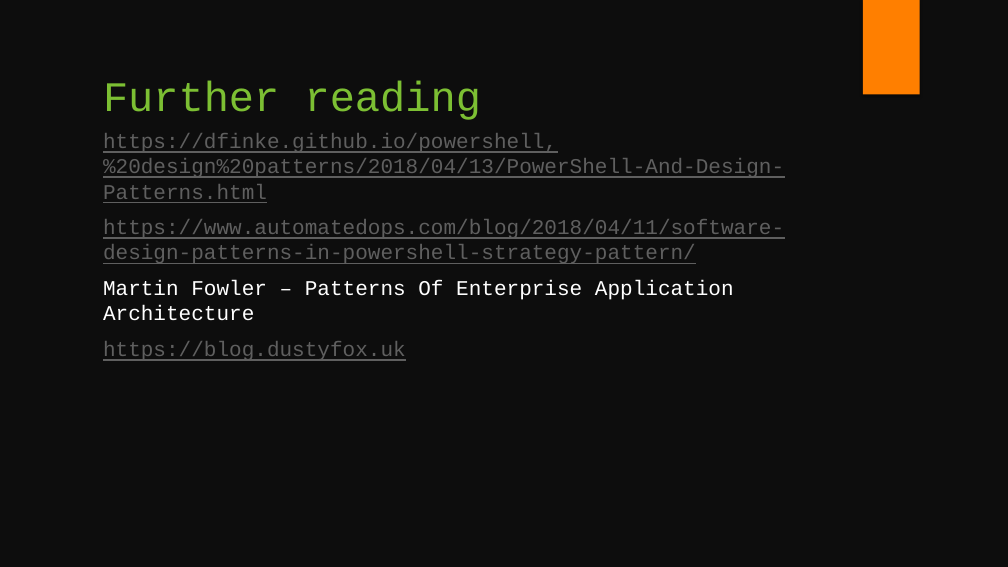
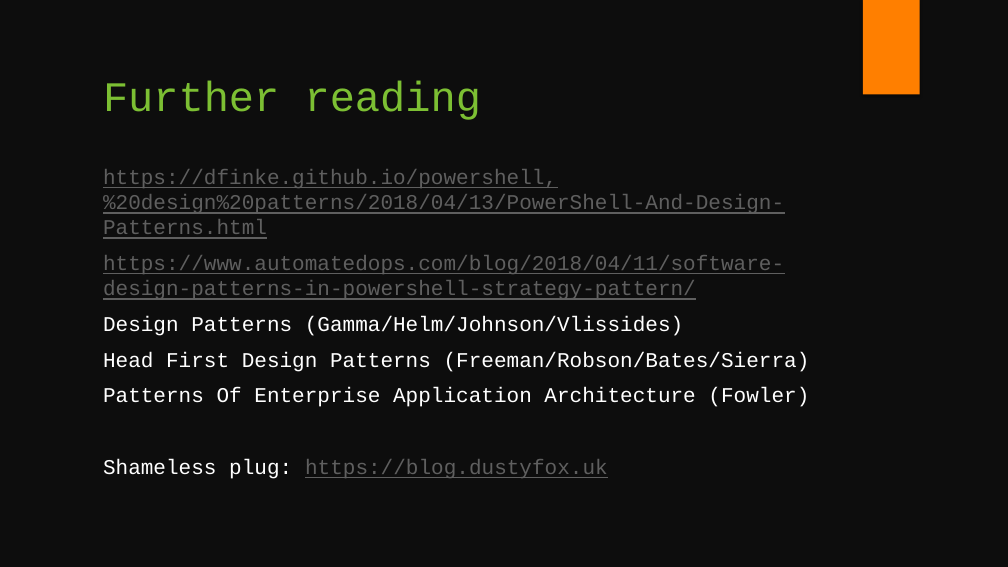
Before and after one commit to fsackur/Powershell-and-SE, a slide deck: slide 26 of Death by powerpoint.pptx (slide 25 before the commit). Drawn at 1008x567 pixels with LibreOffice and Linux fonts; fonts in the diff are those of the drawing. Boxes give left, top, right and bottom in pixels: in the first picture for what was removed or moved away, otherwise in the second. Text is boxed around its words. In the diff, an @@ line names an element or a change of style, - is before the commit and + after.

```diff
--- a/Death by powerpoint.pptx
+++ b/Death by powerpoint.pptx
@@ text at bbox=[103, 316, 810, 479]: text changed @@
-Martin Fowler – Patterns Of Enterprise Application Architecture
-https://blog.dustyfox.uk
+Design Patterns (Gamma/Helm/Johnson/Vlissides)
+Head First Design Patterns (Freeman/Robson/Bates/Sierra)
+Patterns Of Enterprise Application Architecture (Fowler)
+Shameless plug: https://blog.dustyfox.uk
```
Also in this commit, not shown: 3 other slides changed, 4 slides added, 3 slides removed.
